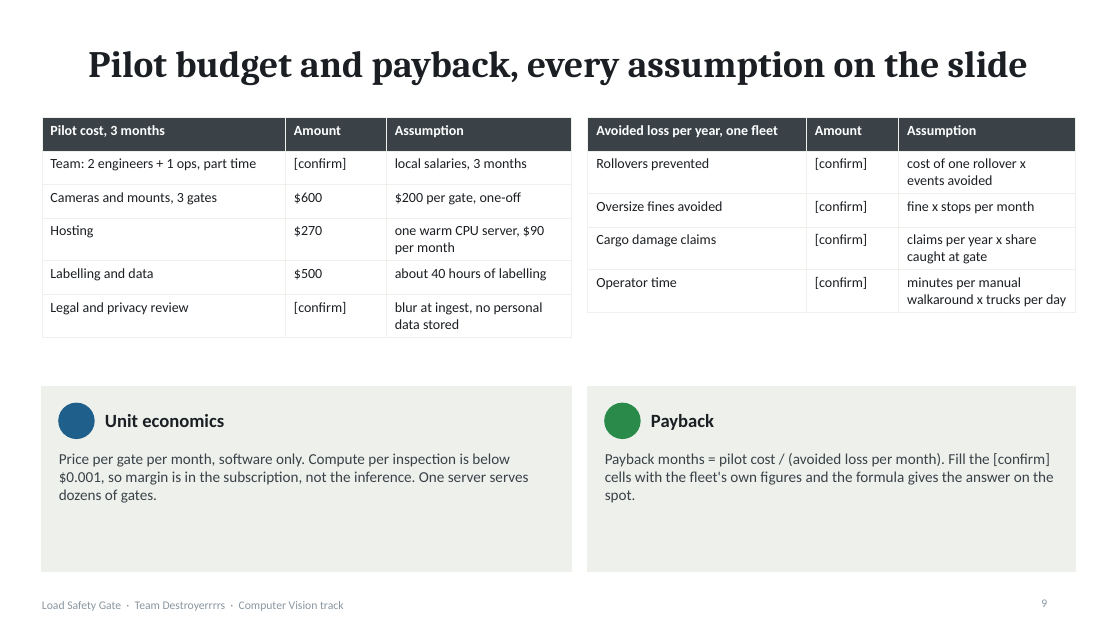
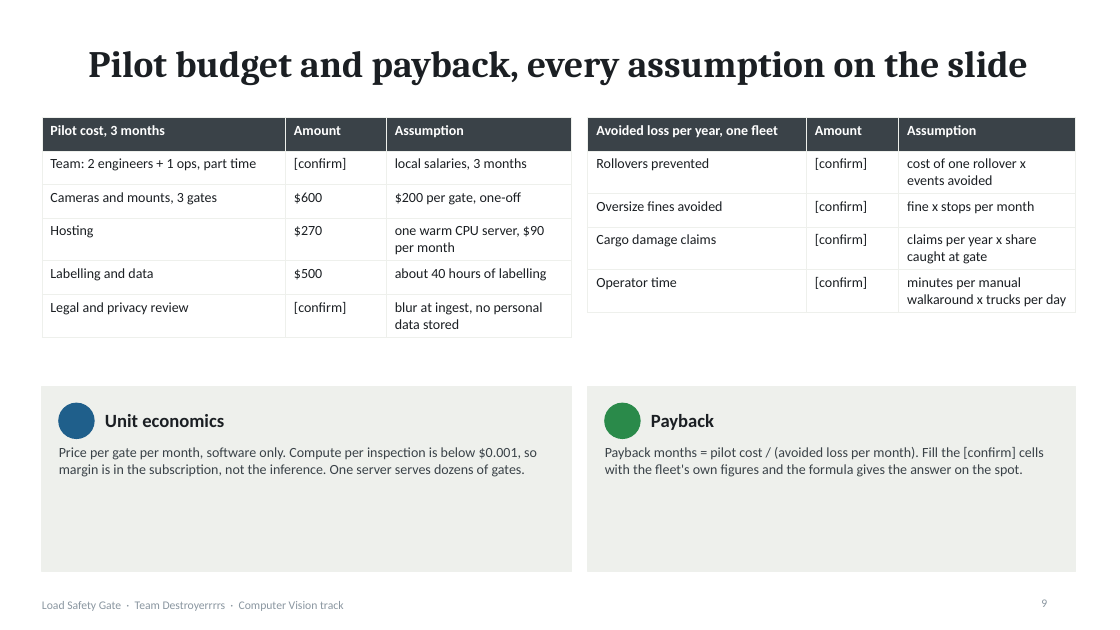
Before and after one commit to Winner-121/Destroyerrrrs_Final_Stage, a slide deck: slide 9 of deck/LoadSafetyGate_deck.pptx. Drawn at 1120x630 pixels with LibreOffice and Linux fonts; fonts in the diff are those of the drawing. Boxes give left, top, right and bottom in pixels: in the first picture for what was removed or moved away, otherwise in the second. Text is boxed around its words. In the diff, an @@ line names an element or a change of style, - is before the commit and + after.

```diff
--- a/deck/LoadSafetyGate_deck.pptx
+++ b/deck/LoadSafetyGate_deck.pptx
@@ text "Price per gate per month, ..." at (59, 447, 537, 477): size 13 to 12 pt @@
@@ text "Payback months = pilot cost ..." at (605, 447, 1044, 477): size 13 to 12 pt @@
```
Also in this commit, not shown: 4 other slides changed, 5 other files.
